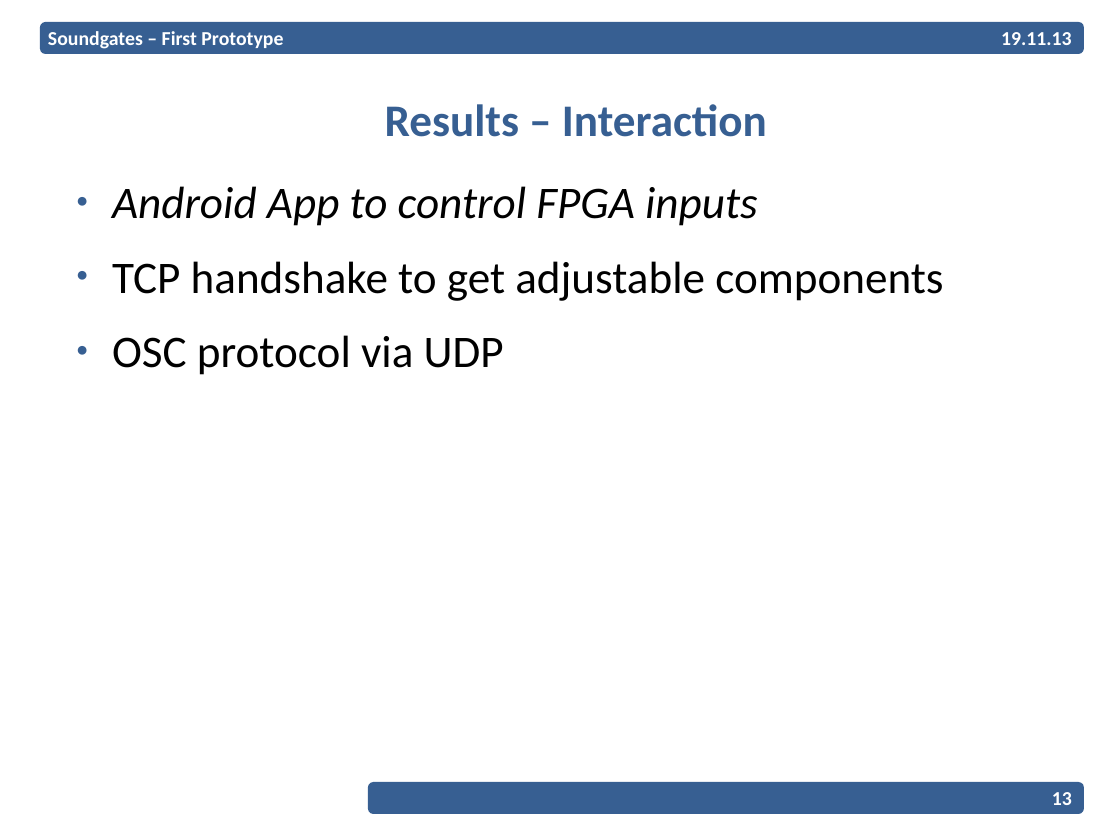
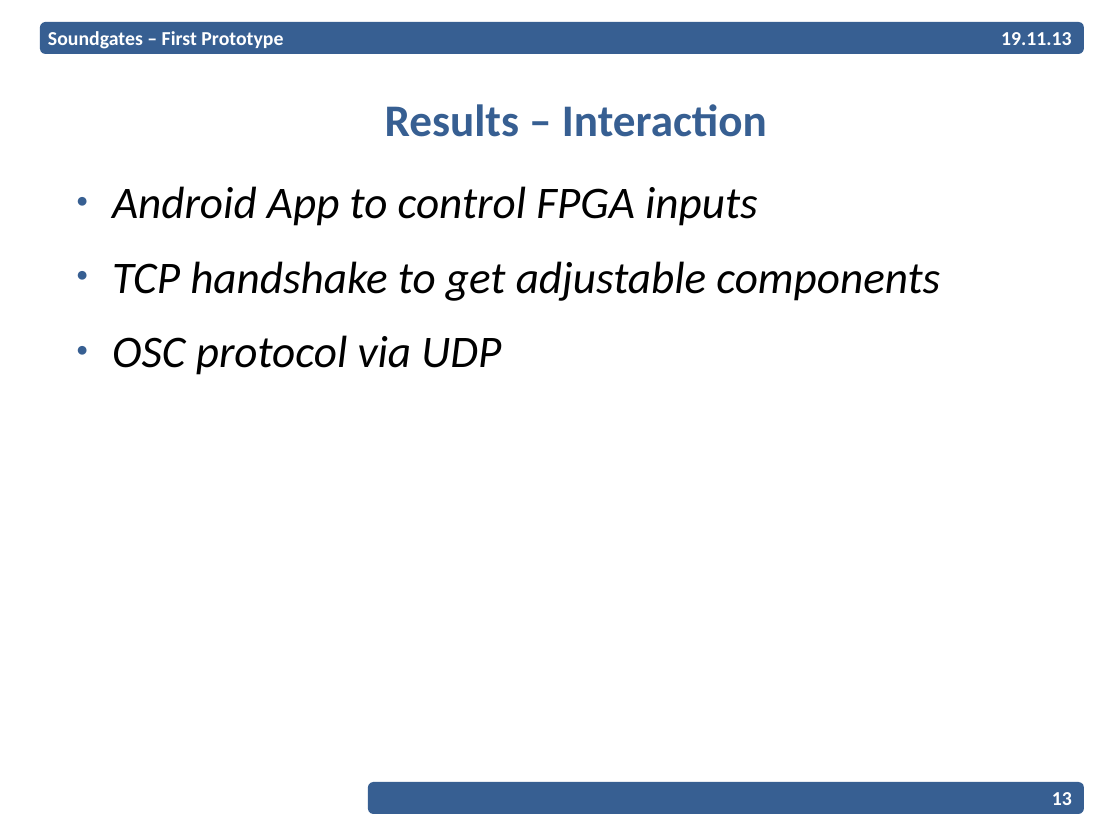
Before and after one commit to EPiCS/soundgates, a slide deck: slide 13 of documents/milestone1-2-presentation/Presentation.odp. Drawn at 1120x840 pixels with LibreOffice and Linux fonts; fonts in the diff are those of the drawing; background and template pictures are left out. Boxes give left, top, right and bottom in pixels: in the first picture for what was removed or moved away, otherwise in the second. Text is boxed around its words. In the diff, an @@ line names an element or a change of style, - is before the commit and + after.

```diff
--- a/documents/milestone1-2-presentation/Presentation.odp
+++ b/documents/milestone1-2-presentation/Presentation.odp
@@ text at bbox=[112, 261, 940, 375]: italic on in "TCP handshake to get adjustable components", "OSC protocol via UDP" @@
```
Also in this commit, not shown: 4 other slides changed.
